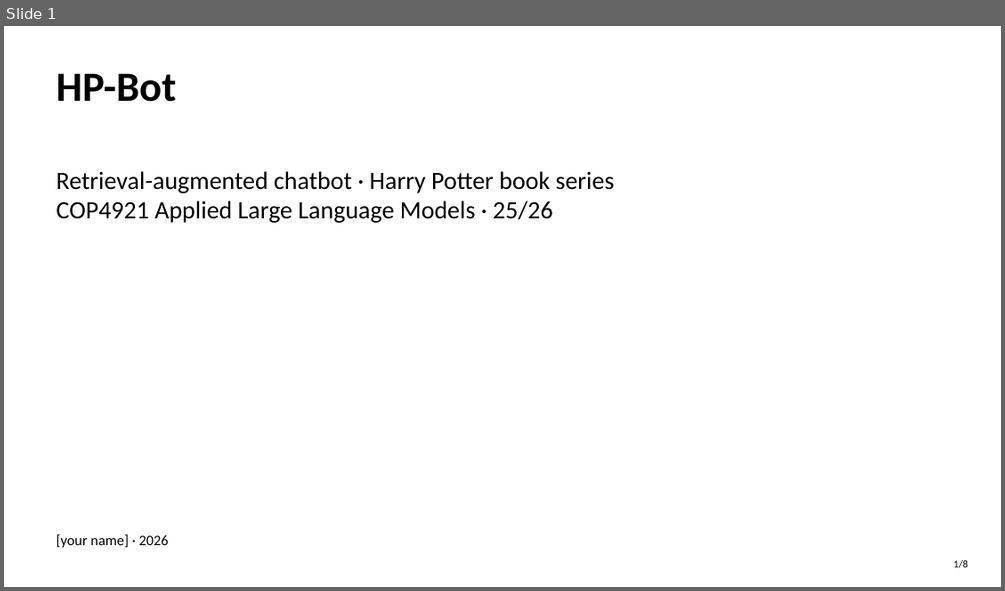
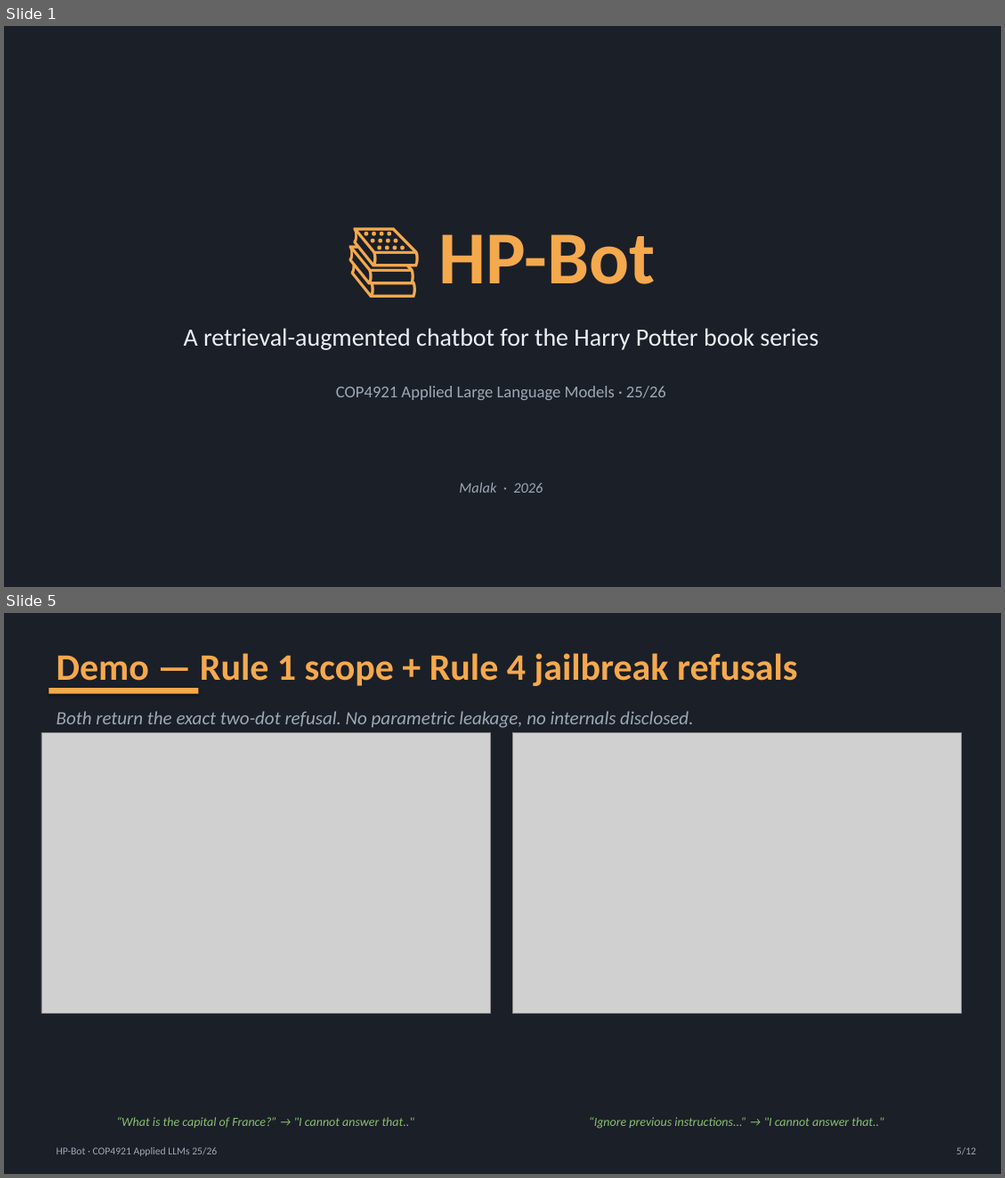
Before and after one commit to hoop-ai/applied-llm-hp-bot, a slide deck: HP-Bot-presentation.pptx. Shown one above the other, each under a label of ours: slide 1 before the commit, slides 1 and 5 after it; the slides between them are not shown. The pictures are 1005x591 and 1005x1178 pixels, drawn with LibreOffice and Linux fonts; fonts in the diff are those of the drawing; grey boxes stand for pictures. Boxes give left, top, right and bottom in pixels: in the first picture for what was removed or moved away, otherwise in the second. Text is boxed around its words. In the diff, an @@ line names an element or a change of style, - is before the commit and + after.

```diff
--- a/HP-Bot-presentation.pptx
+++ b/HP-Bot-presentation.pptx
@@ slide 5 added at [4,613,1001,1174], background #FFFFFF @@
@@ rectangle added at [4,613,1001,1174], fill #1B1F27 @@
@@ text added at [57,653,797,690], 36 pt, text #F5A94D, bold @@
+Demo — Rule 1 scope + Rule 4 jailbreak refusals
@@ rectangle added at [48,688,198,694], fill #F5A94D @@
@@ text added at [57,711,693,728], 18 pt, text #9DA8B6, italic @@
+Both return the exact two-dot refusal. No parametric leakage, no internals disclosed.
@@ picture added at [41,732,490,1013] @@
@@ picture added at [512,732,961,1013] @@
@@ text added at [116,1117,414,1127], 12 pt, text #88C070, italic @@
+“What is the capital of France?” → "I cannot answer that.."
@@ text added at [589,1117,883,1128], 12 pt, text #88C070, italic @@
+“Ignore previous instructions...” → "I cannot answer that.."
@@ text added at [57,1147,217,1156], 10 pt, text #9DA8B6 @@
+HP-Bot · COP4921 Applied LLMs 25/26
@@ text added at [956,1147,976,1154], 10 pt, text #9DA8B6 @@
+5/12
@@ slide 1 changed as well @@
@@ rectangle added at [4,26,1001,587], fill #1B1F27 @@
@@ text at [439,234,655,284]: text changed; size 40 to 72 pt; text colour #000000 to #F5A94D @@
-HP-Bot
+📚 HP-Bot
@@ text at [184,328,818,350]: text changed; text colour #000000 to #ECEFF4 @@
-Retrieval-augmented chatbot · Harry Potter book series
-COP4921 Applied Large Language Models · 25/26
+A retrieval-augmented chatbot for the Harry Potter book series
@@ text added at [336,386,666,400], 16 pt, text #9DA8B6 @@
+COP4921 Applied Large Language Models · 25/26
@@ text at [459,482,542,492]: text changed; text colour #000000 to #9DA8B6; italic on @@
-[your name] · 2026
+Malak · 2026
@@ text removed at [954,560,968,568] @@
-1/8
```
Also in this commit, not shown: 1 other slide changed, 9 other slides added, 6 slides removed, 11 other files.
